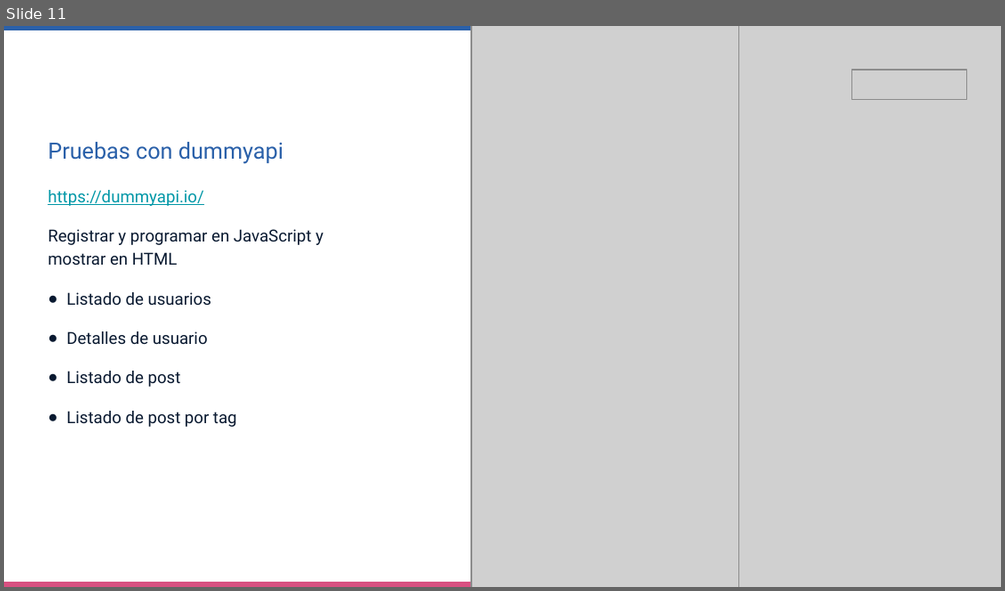
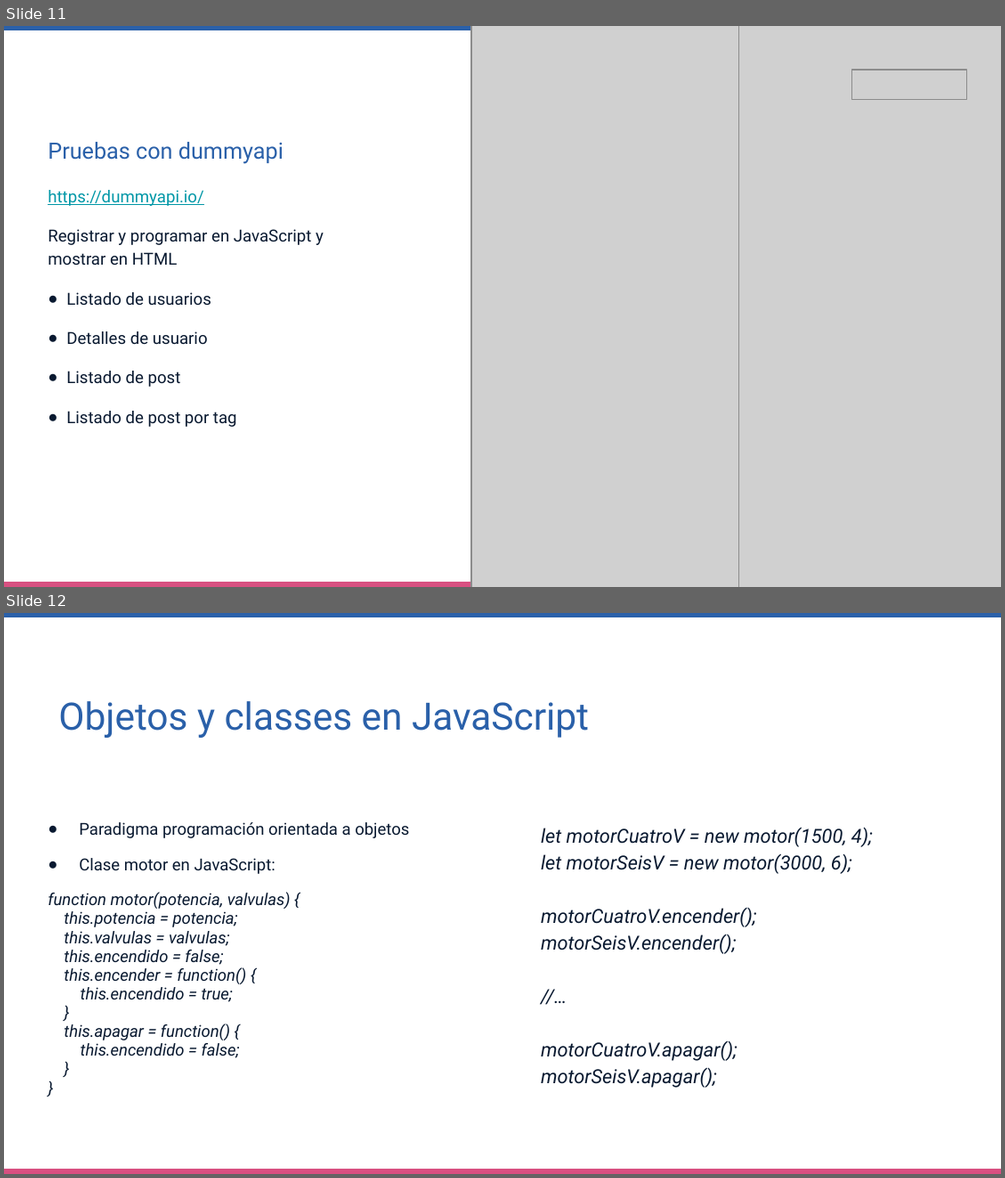
Before and after one commit to daaniad/jsAvanzado, a slide deck: 20221112_JavaScript_Avanzado_Promo3.pptx. Shown one above the other, each under a label of ours: slide 11 before the commit, slides 11 and 12 after it. The pictures are 1005x591 and 1005x1178 pixels, drawn with LibreOffice and Linux fonts; fonts in the diff are those of the drawing; grey boxes stand for pictures; background and template pictures are left out. Boxes give left, top, right and bottom in pixels: in the first picture for what was removed or moved away, otherwise in the second. Text is boxed around its words. In the diff, an @@ line names an element or a change of style, - is before the commit and + after.

```diff
--- a/20221112_JavaScript_Avanzado_Promo3.pptx
+++ b/20221112_JavaScript_Avanzado_Promo3.pptx
@@ slide 12 added at (x1=4, y1=613, x2=1001, y2=1174), background #FFFFFF; not listed: 2 template elements that a slide beside it also shows @@
@@ text added at (x1=58, y1=701, x2=589, y2=738), 27.3 pt, text #2A60A9 @@
+Objetos y classes en JavaScript
@@ text added at (x1=48, y1=822, x2=409, y2=1058), 11.9 pt, text #091930, italic @@
+● Paradigma programación orientada a objetos
+● Clase motor en JavaScript:
+function motor(potencia, valvulas) {
+this.potencia = potencia;
+this.valvulas = valvulas;
+this.encendido = false;
+this.encender = function() {
+this.encendido = true;
+}
+this.apagar = function() {
+this.encendido = false;
+}
+}
@@ text added at (x1=541, y1=827, x2=873, y2=1087), 14 pt, text #091930, italic @@
+let motorCuatroV = new motor(1500, 4);
+let motorSeisV = new motor(3000, 6);
+motorCuatroV.encender();
+motorSeisV.encender();
+//…
+motorCuatroV.apagar();
+motorSeisV.apagar();
```
Also in this commit, not shown: 11 other slides added.
